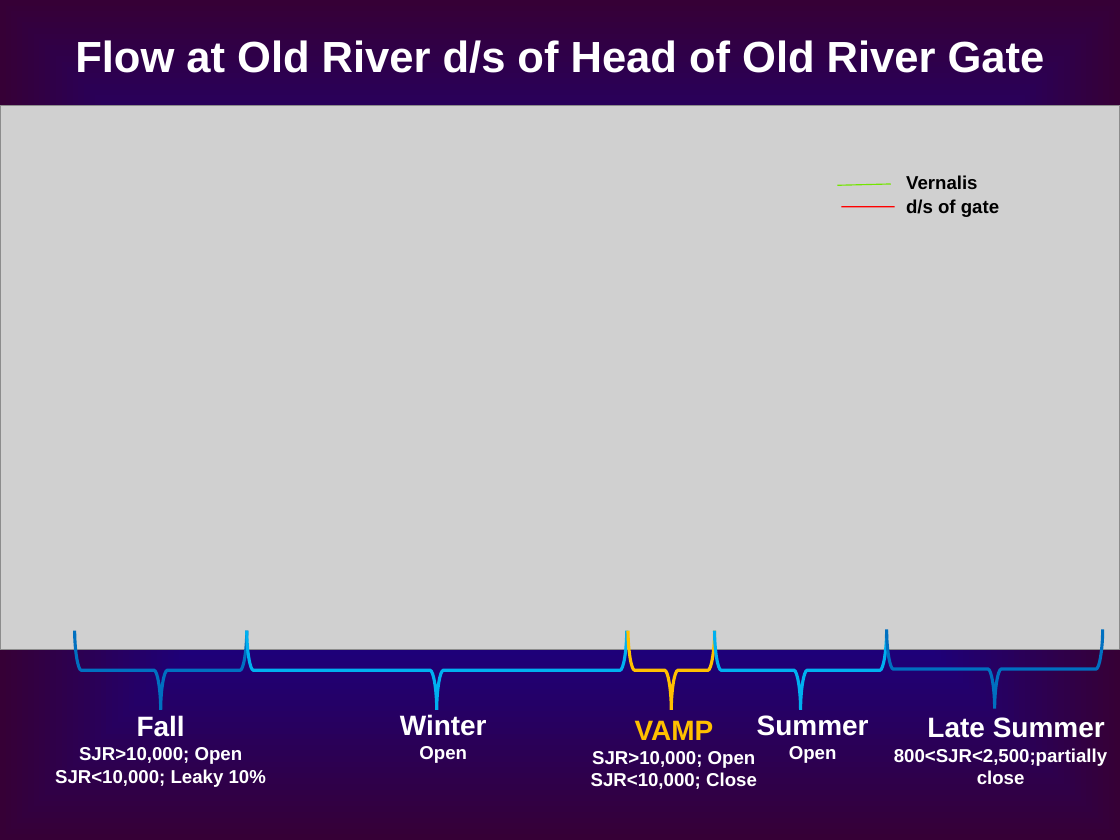
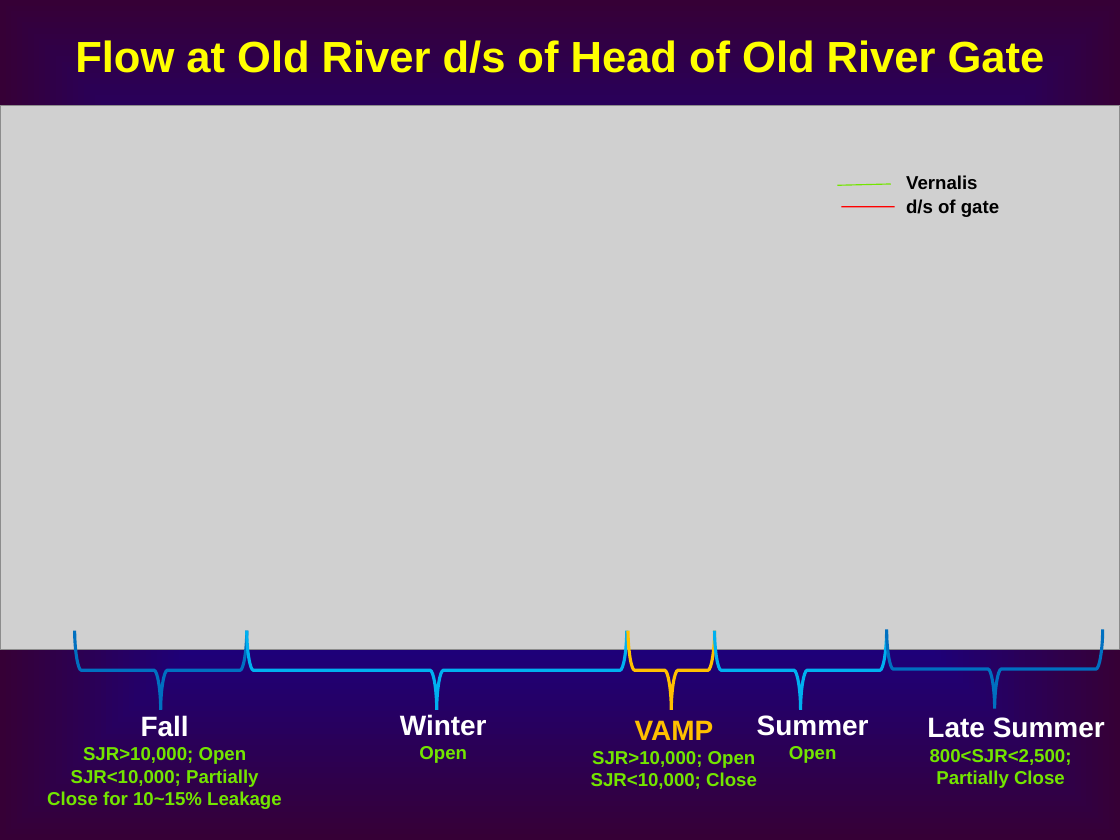
Before and after one commit to CADWRDeltaModeling/dsm2, a slide deck: slide 16 of dsm2/presentations/DSM2 Operting Rule.ppt. Drawn at 1120x840 pixels with LibreOffice and Linux fonts; fonts in the diff are those of the drawing; grey boxes stand for pictures. Boxes give left, top, right and bottom in pixels: in the first picture for what was removed or moved away, otherwise in the second. Text is boxed around its words. In the diff, an @@ line names an element or a change of style, - is before the commit and + after.

```diff
--- a/dsm2/presentations/DSM2 Operting Rule.ppt
+++ b/dsm2/presentations/DSM2 Operting Rule.ppt
@@ text "Flow at Old River d/s ..." at (x1=75, y1=40, x2=1045, y2=73): text colour #FFFFFF to #FFFF00 @@
@@ text "Fall" moved from (x1=55, y1=715, x2=266, y2=787) to (x1=47, y1=715, x2=282, y2=809) @@
@@ text at (x1=83, y1=747, x2=247, y2=764): text colour #FFFFFF to #73E500 in "SJR>10,000; Open" @@
@@ text at (x1=419, y1=746, x2=467, y2=763): text colour #FFFFFF to #73E500 in "Open" @@
@@ text at (x1=789, y1=746, x2=837, y2=763): text colour #FFFFFF to #73E500 in "Open" @@
@@ text at (x1=930, y1=749, x2=1072, y2=788): text changed; text colour #FFFFFF to #73E500 @@
-800<SJR<2,500;partially close
+800<SJR<2,500;
+Partially Close
@@ text at (x1=47, y1=769, x2=282, y2=809): text changed; text colour #FFFFFF to #73E500 @@
-SJR<10,000; Leaky 10%
+SJR<10,000; Partially Close for 10~15% Leakage
@@ text at (x1=591, y1=751, x2=757, y2=789): text colour #FFFFFF to #73E500 in "SJR>10,000; Open", "SJR<10,000; Close" @@
```
Also in this commit, not shown: 19 other slides changed, 1 slide added, 1 slide removed.
